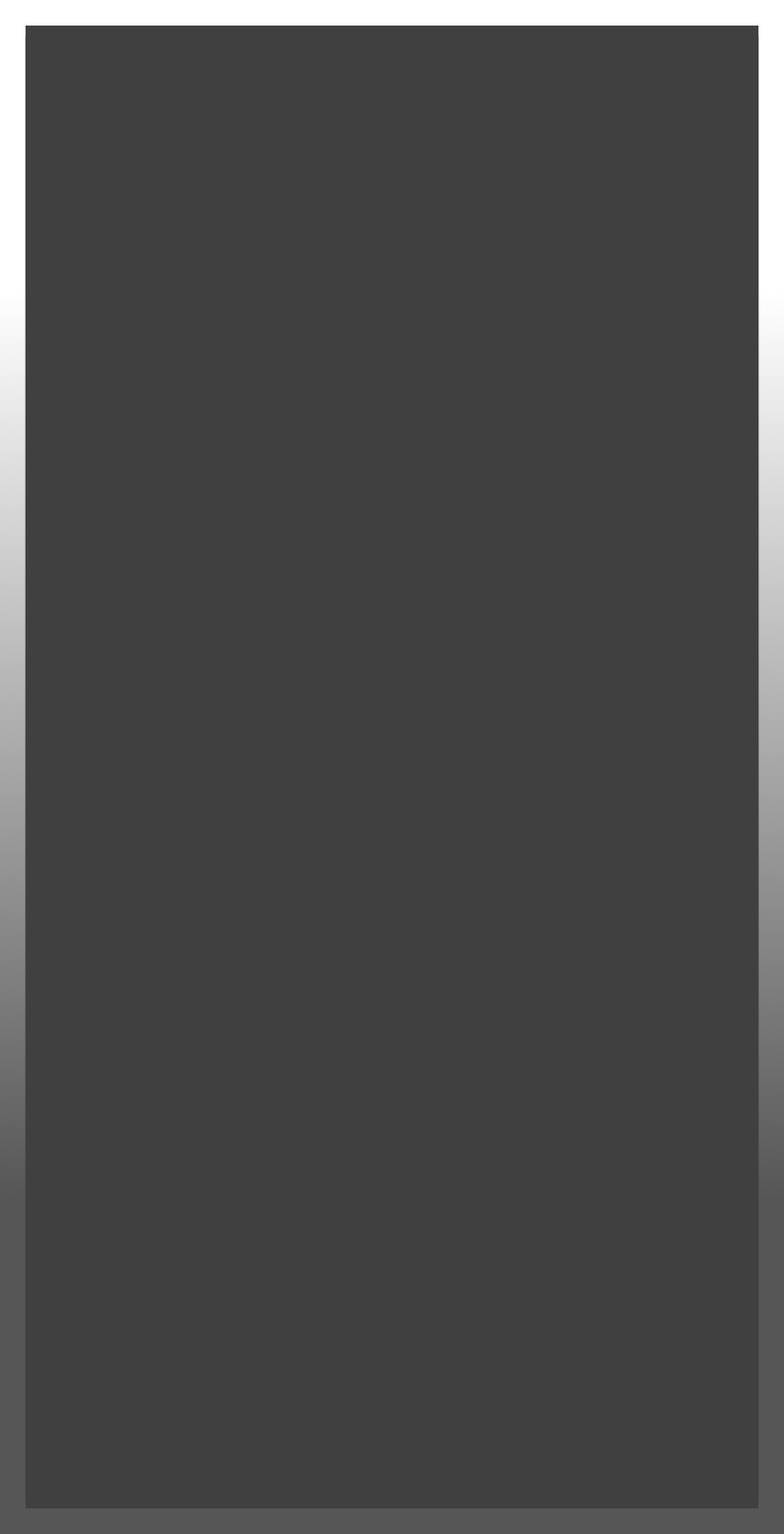
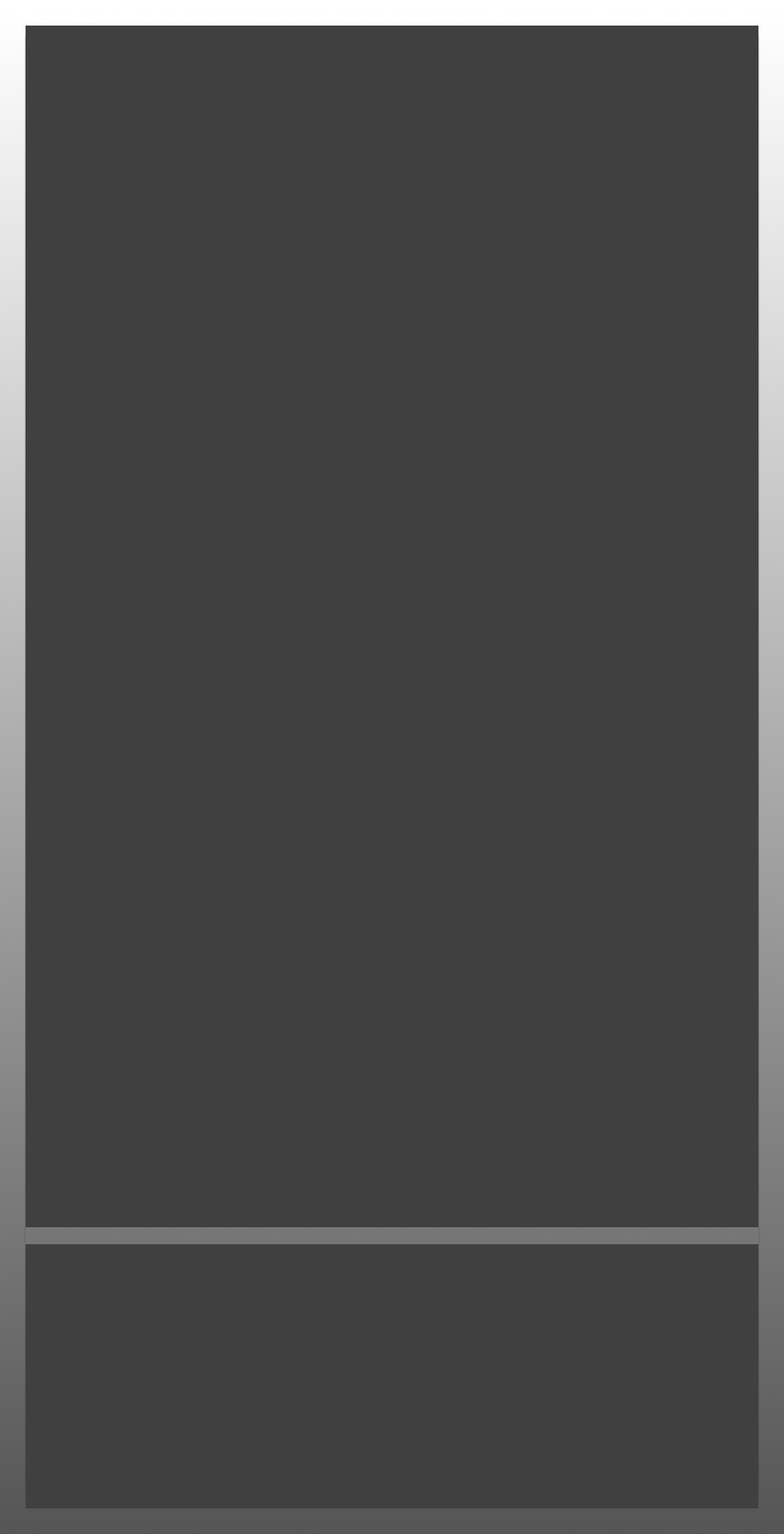
Two versions of the same layered image (784 × 1534). Layer-by-layer changes:
painted on "Border" over 0, 28, 784, 1507
